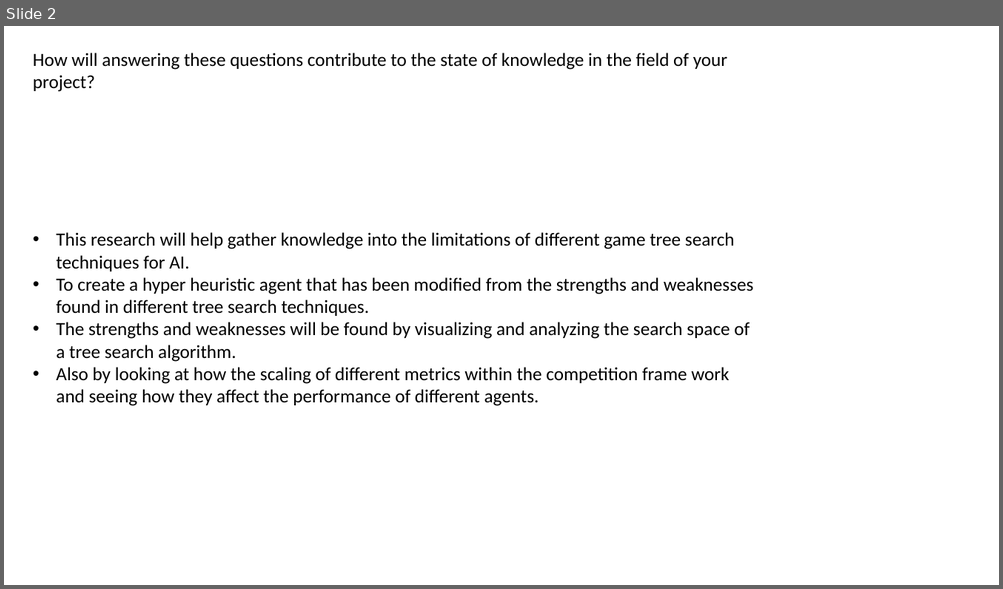
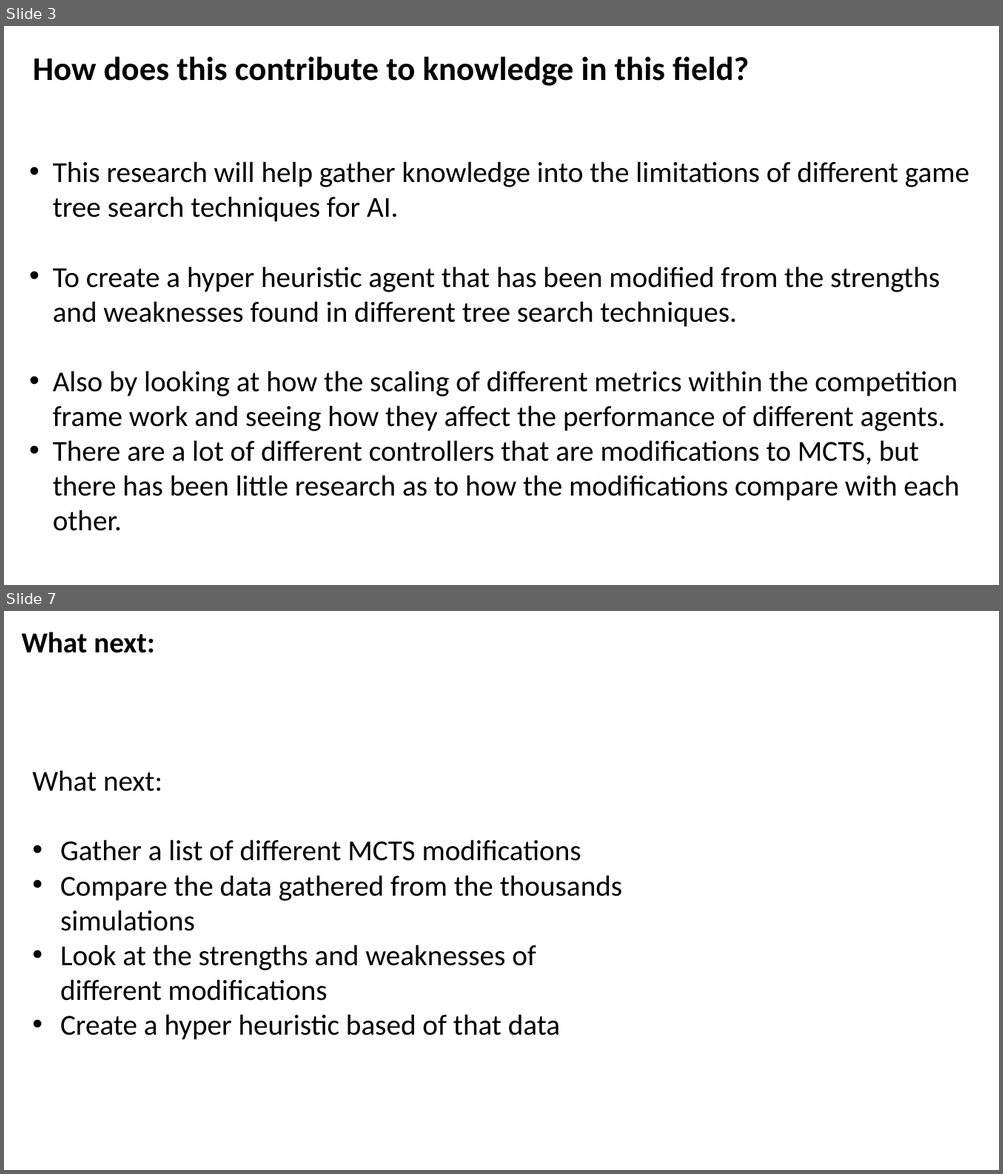
Before and after one commit to Alli1223/comp320-comp360-dissertation, a slide deck: Presentations/Findings Presentation/Findings.pptx. Shown one above the other, each under a label of ours: slide 2 before the commit, slides 3 and 7 after it; the slides between them are not shown. The pictures are 1003x589 and 1003x1174 pixels, drawn with LibreOffice and Linux fonts; fonts in the diff are those of the drawing. Boxes give left, top, right and bottom in pixels: in the first picture for what was removed or moved away, otherwise in the second. Text is boxed around its words. In the diff, an @@ line names an element or a change of style, - is before the commit and + after.

```diff
--- a/Presentations/Findings Presentation/Findings.pptx
+++ b/Presentations/Findings Presentation/Findings.pptx
@@ slide 7 added at <box>4,611,999,1170</box>, background #FFFFFF @@
@@ text added at <box>22,632,154,653</box>, 28 pt, text #000000, bold @@
+What next:
@@ text added at <box>32,770,622,1040</box>, 28 pt, text #000000 @@
+What next:
+• Gather a list of different MCTS modifications
+• Compare the data gathered from the thousands simulations
+• Look at the strengths and weaknesses of different modifications
+• Create a hyper heuristic based of that data
@@ what was slide 2 is now slide 3 @@
@@ slide 3 changed as well @@
@@ text at <box>33,56,748,86</box>: text changed; size 18 to 32 pt; bold on @@
-How will answering these questions contribute to the state of knowledge in the field of your project?
+How does this contribute to knowledge in this field?
@@ text "This research will help gather ...": place and size @@
-text "This research will help gather ..." at <box>56,232,754,406</box>
+text "This research will help gather ..." at <box>53,161,969,531</box>
@@ text at <box>53,161,969,432</box>: size 18 to 28 pt in "This research will help gather knowledge into ...", "To create a hyper heuristic agent that ...", "Also by looking at how the scaling ..." @@
@@ text at <box>56,322,749,362</box>: paragraph removed @@
-• The strengths and weaknesses will be found by visualizing and analyzing the search space of a tree search algorithm.
@@ text at <box>53,440,959,531</box>: paragraph added @@
+• There are a lot of different controllers that are modifications to MCTS, but there has been little research as to how the modifications compare with each other.
```
Also in this commit, not shown: 3 other slides changed, 5 other slides added, 5 slides removed, 13 other files.
